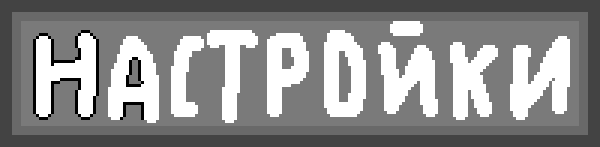
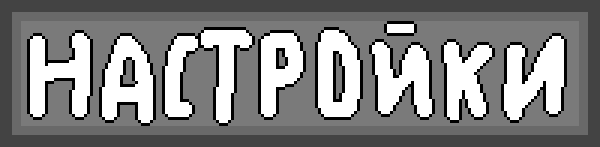
Layers edited between the first and the second 600 × 147 image:
painted on "Слой 1" over (x1=27, y1=21, x2=570, y2=126)
